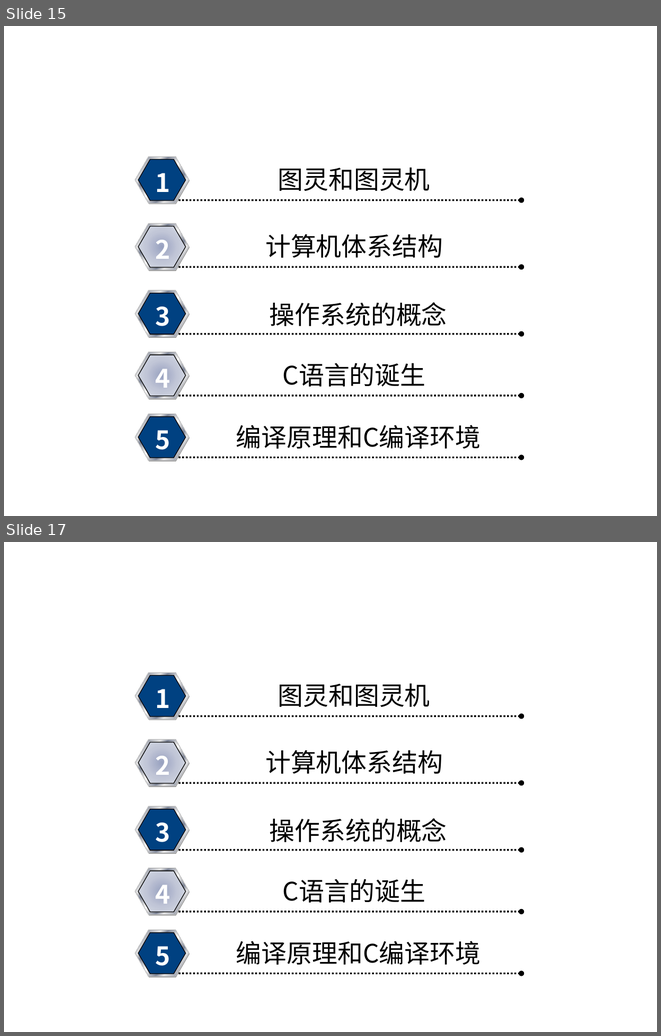
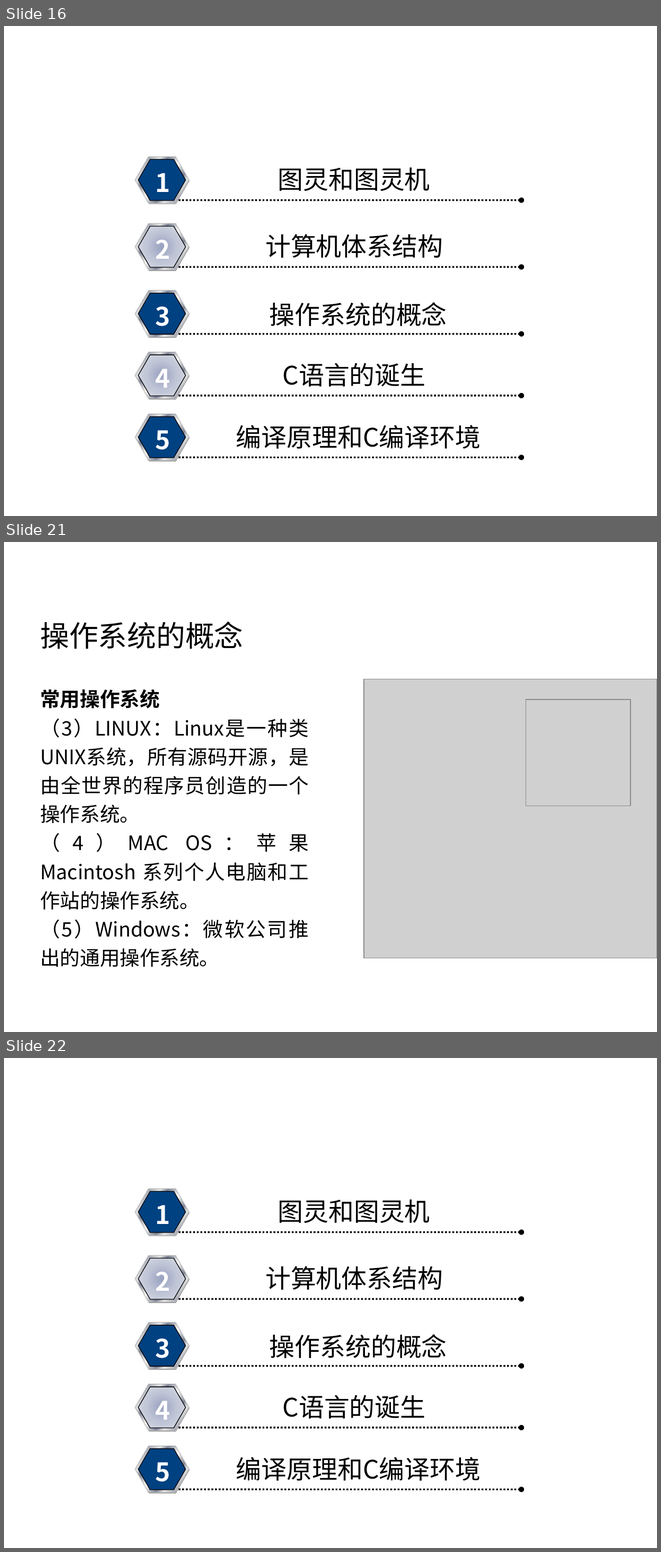
Before and after one commit to rshouc/Advanced-Programming-2018-Autumn, a slide deck: Slides/1 计算导论1.pptx. Shown one above the other, each under a label of ours: slides 15 and 17 before the commit, slides 16, 21 and 22 after it; the slides between them are not shown. The pictures are 661x1036 and 661x1552 pixels, drawn with LibreOffice and Linux fonts; fonts in the diff are those of the drawing; grey boxes stand for pictures; background and template pictures are left out. Boxes give left, top, right and bottom in pixels: in the first picture for what was removed or moved away, otherwise in the second. Text is boxed around its words. In the diff, an @@ line names an element or a change of style, - is before the commit and + after.

```diff
--- a/Slides/1 计算导论1.pptx
+++ b/Slides/1 计算导论1.pptx
@@ slide 21 added at (x1=4, y1=542, x2=657, y2=1032), background picture (left out) @@
@@ text added at (x1=248, y1=550, x2=595, y2=587), 28 pt, text #FFFFFF @@
+高级语言程序设计—计算导论
@@ text added at (x1=40, y1=622, x2=243, y2=649), 32 pt, text #000000 @@
+操作系统的概念
@@ picture added at (x1=364, y1=679, x2=657, y2=958) @@
@@ text added at (x1=40, y1=689, x2=309, y2=967), 22 pt, text #000000 @@
+常用操作系统
+（3）LINUX：Linux是一种类UNIX系统，所有源码开源，是由全世界的程序员创造的一个操作系统。
+（4）MAC OS：苹果Macintosh 系列个人电脑和工作站的操作系统。
+（5）Windows：微软公司推出的通用操作系统。
@@ picture added at (x1=526, y1=699, x2=630, y2=805) @@
@@ what was slide 15 is now slide 16 @@
@@ what was slide 17 is now slide 22 @@
```
Also in this commit, not shown: 11 slides changed, 5 other slides added, 1 slide removed, 4 other files.
